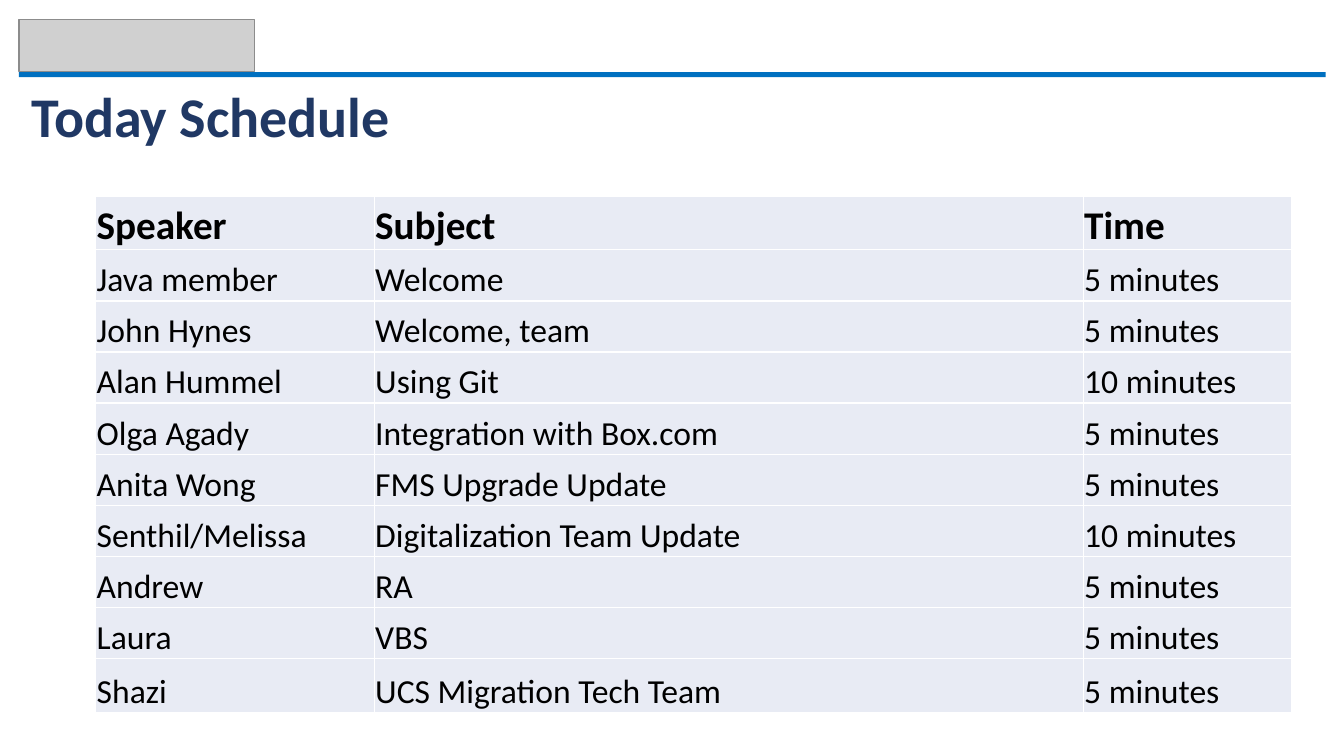
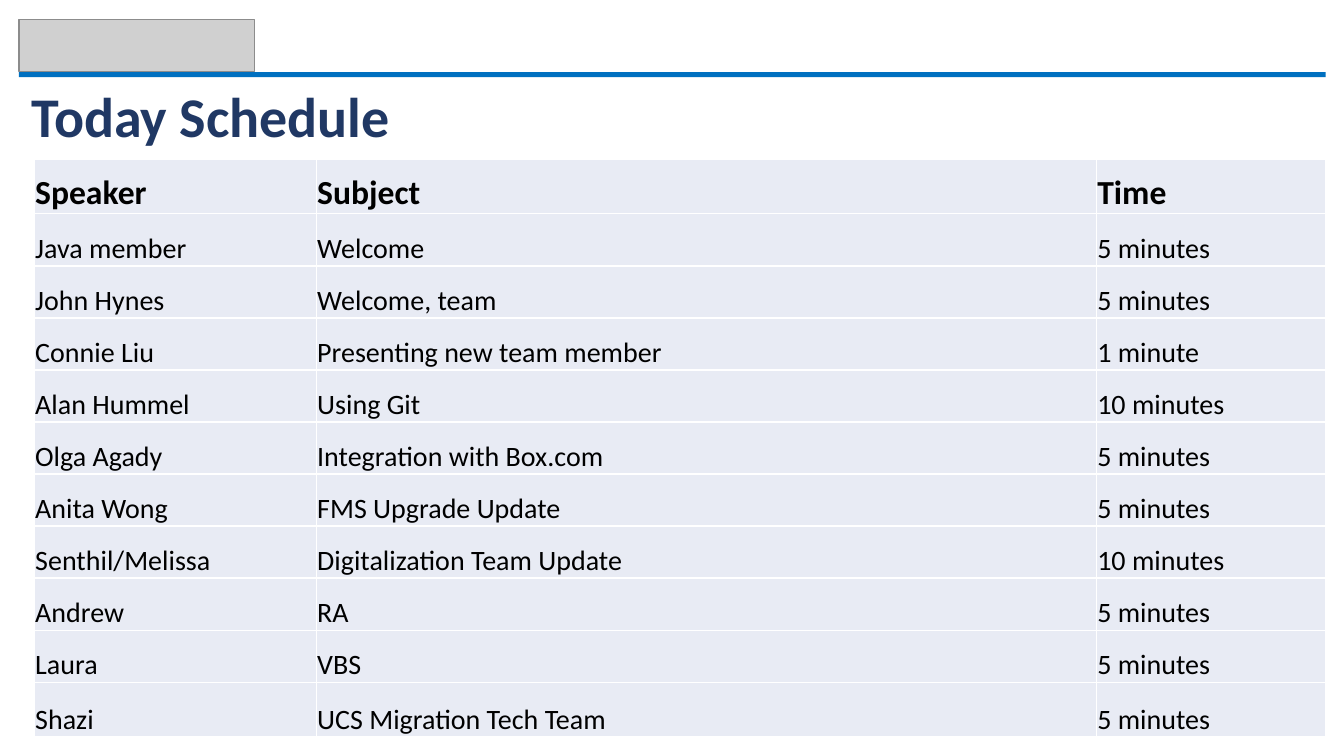
Before and after one commit to alanhummel/ISTeamUpdate, a slide deck: slide 2 of IS Team Updates - November 22.pptx (slide 3 before the commit). Drawn at 1344x756 pixels with LibreOffice and Linux fonts; fonts in the diff are those of the drawing; grey boxes stand for pictures. Boxes give left, top, right and bottom in pixels: in the first picture for what was removed or moved away, otherwise in the second. Text is boxed around its words. In the diff, an @@ line names an element or a change of style, - is before the commit and + after.

```diff
--- a/IS Team Updates - November 22.pptx
+++ b/IS Team Updates - November 22.pptx
@@ table at (34,159,1326,738) @@
+row 4: Connie Liu | Presenting new team member | 1 minute
@@ table: place and size @@
-table at (96,197,1292,713)
+table at (34,159,1326,738)
```
Also in this commit, not shown: 2 other files.
